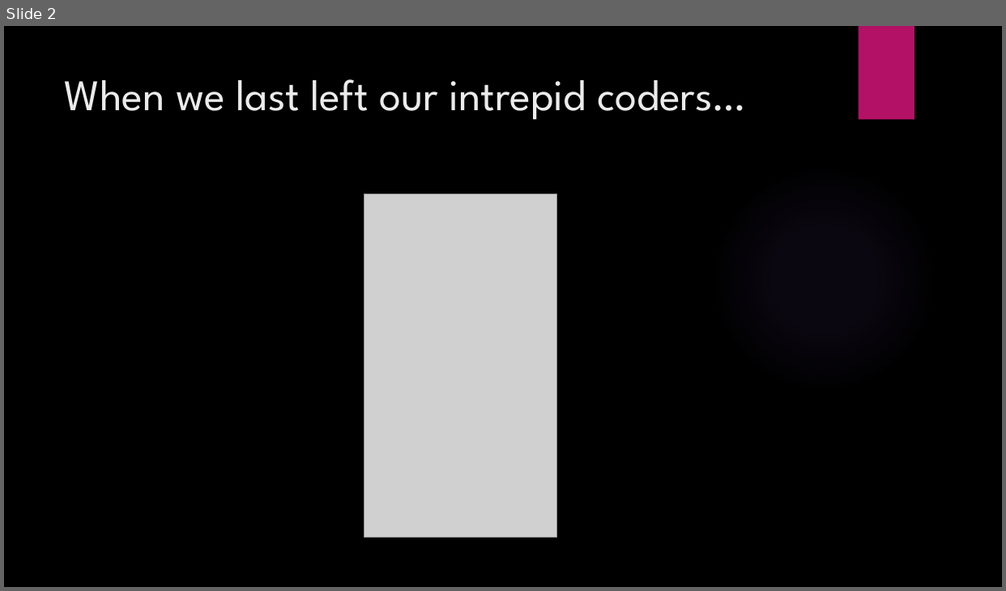
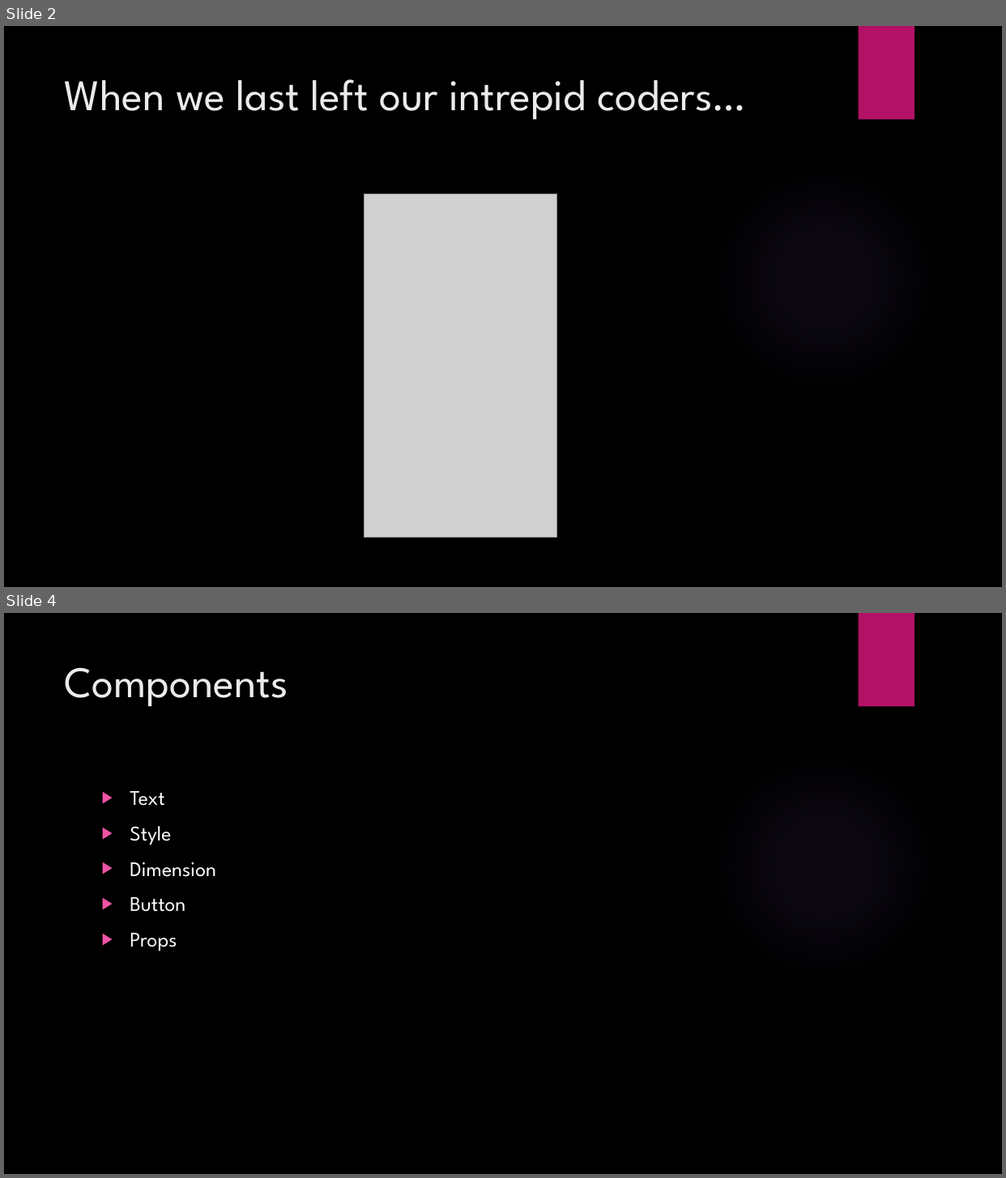
Before and after one commit to argentaegis/ReactNativeClass, a slide deck: Class2/Tech314_2.pptx. Shown one above the other, each under a label of ours: slide 2 before the commit, slides 2 and 4 after it; the slides between them are not shown. The pictures are 1006x591 and 1006x1178 pixels, drawn with LibreOffice and Linux fonts; fonts in the diff are those of the drawing; grey boxes stand for pictures; background and template pictures are left out. Boxes give left, top, right and bottom in pixels: in the first picture for what was removed or moved away, otherwise in the second. Text is boxed around its words. In the diff, an @@ line names an element or a change of style, - is before the commit and + after.

```diff
--- a/Class2/Tech314_2.pptx
+++ b/Class2/Tech314_2.pptx
@@ slide 4 added at (x1=4, y1=613, x2=1002, y2=1174), background picture (left out); not listed: 2 template elements that a slide beside it also shows @@
@@ title added at (x1=65, y1=667, x2=288, y2=707), 42 pt, text #EBEBEB @@
+Components
@@ text added at (x1=130, y1=791, x2=216, y2=952), 20 pt, text #FFFFFF @@
+▶ Text
+▶ Style
+▶ Dimension
+▶ Button
+▶ Props
```
Also in this commit, not shown: 1 slide changed, 1 other slide added.
